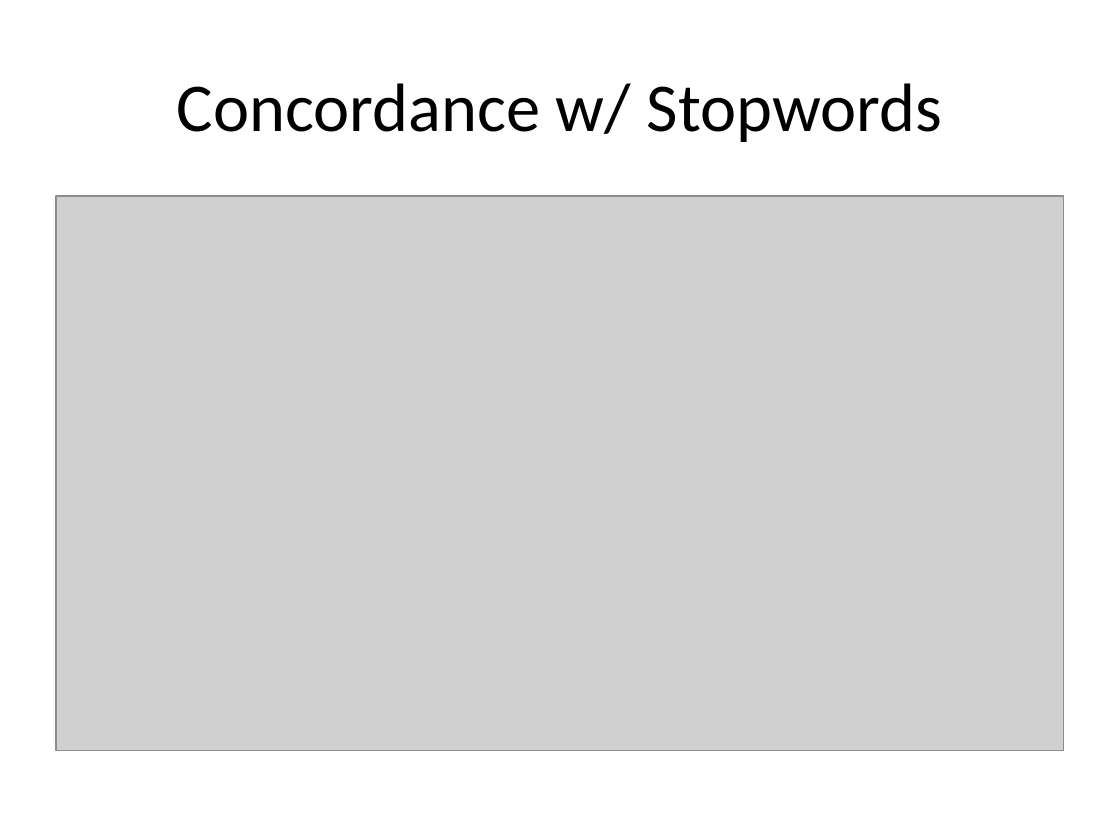
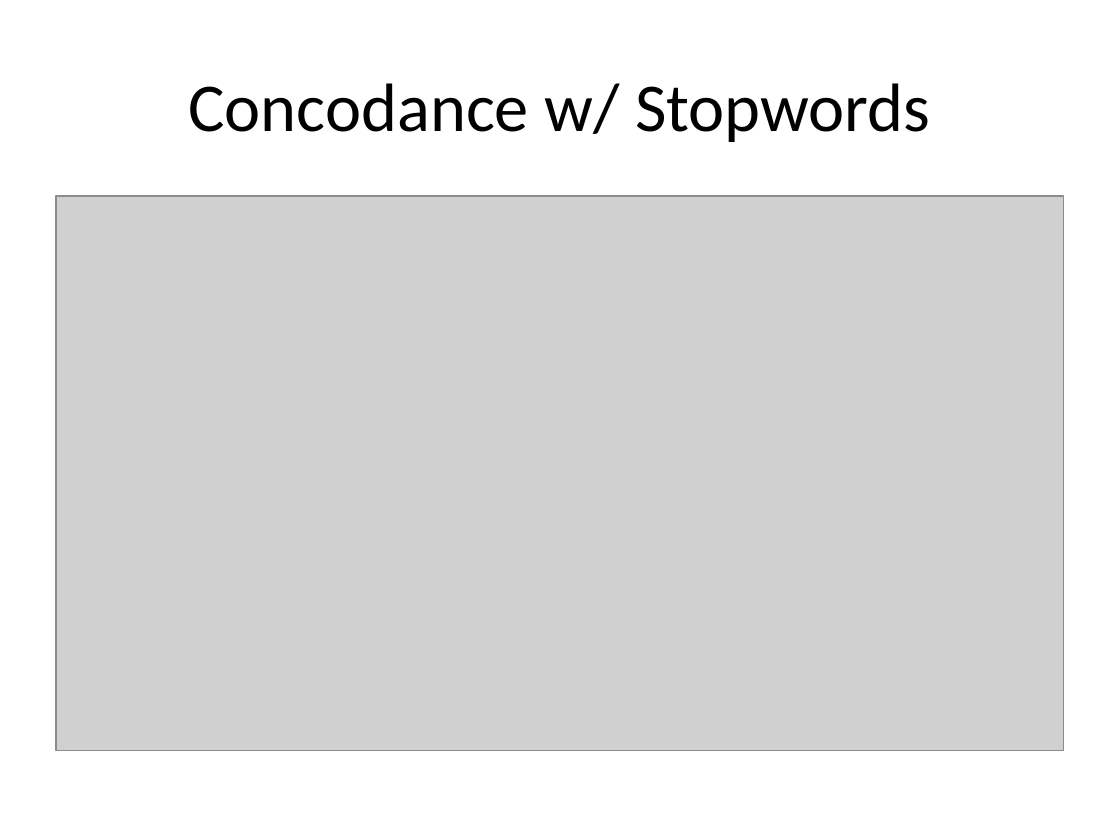
Before and after one commit to mackenziekbrooks/dci102-f19-humanities-data, a slide deck: slide 21 of site/wtr/Ways to Read a Text.pptx. Drawn at 1120x840 pixels with LibreOffice and Linux fonts; fonts in the diff are those of the drawing; grey boxes stand for pictures. Boxes give left, top, right and bottom in pixels: in the first picture for what was removed or moved away, otherwise in the second. Text is boxed around its words. In the diff, an @@ line names an element or a change of style, - is before the commit and + after.

```diff
--- a/site/wtr/Ways to Read a Text.pptx
+++ b/site/wtr/Ways to Read a Text.pptx
@@ title at <box>188,83,930,142</box>: text changed @@
-Concordance w/ Stopwords
+Concodance w/ Stopwords
```
Also in this commit, not shown: 2 other slides changed, 13 other files.
